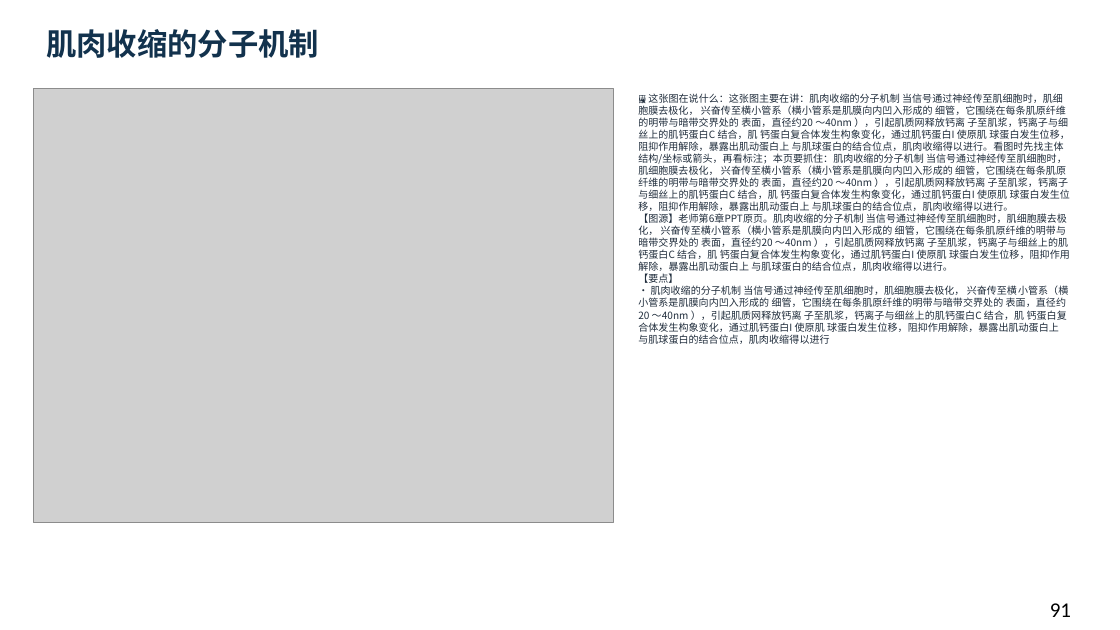
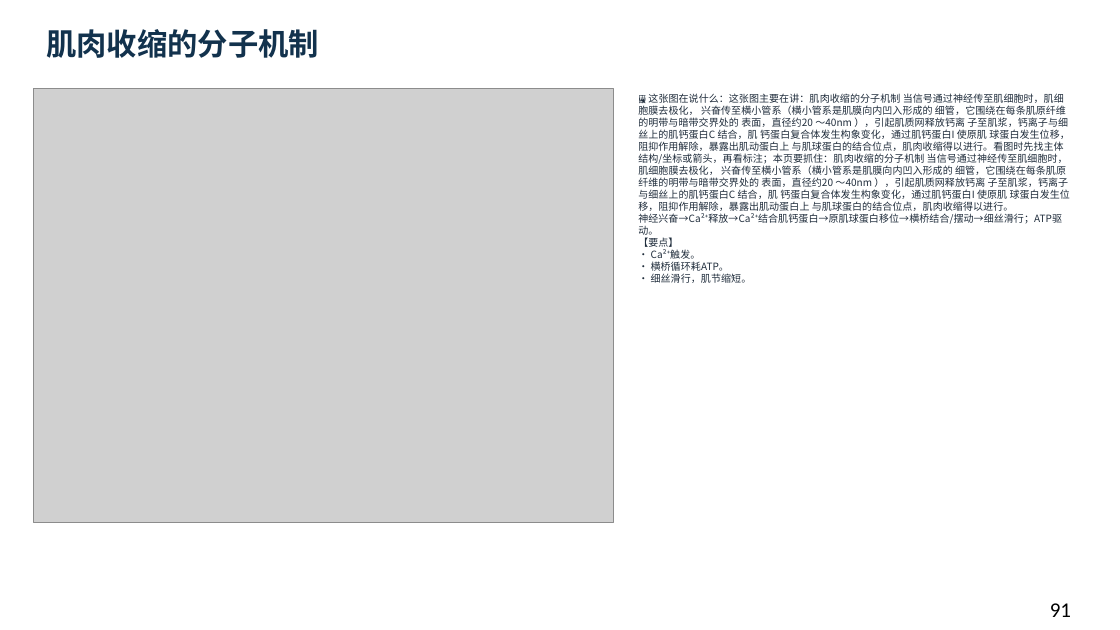
Before and after one commit to newkan-li/Biochemistry, a slide deck: slide 91 of downloads/bc04-ai-style.pptx. Drawn at 1120x630 pixels with LibreOffice and Linux fonts; fonts in the diff are those of the drawing; grey boxes stand for pictures. Boxes give left, top, right and bottom in pixels: in the first picture for what was removed or moved away, otherwise in the second. Text is boxed around its words. In the diff, an @@ line names an element or a change of style, - is before the commit and + after.

```diff
--- a/downloads/bc04-ai-style.pptx
+++ b/downloads/bc04-ai-style.pptx
@@ text at (638,93,1070,283): text changed @@
-🖼 这张图在说什么：这张图主要在讲：肌肉收缩的分子机制 当信号通过神经传至肌细胞时，肌细胞膜去极化， 兴奋传至横小管系（横小管系是肌膜向内凹入形成的 细管，它围绕在每条肌原纤维的明带与暗带交界处的 表面，直径约20 ～40nm ），引起肌质网释放钙离 子至肌浆，钙离子与细丝上的肌钙蛋白C 结合，肌 钙蛋白复合体发生构象变化，通过肌钙蛋白I 使原肌 球蛋白发生位移，阻抑作用解除，暴露出肌动蛋白上 与肌球蛋白的结合位点，肌肉收缩得以进行。看图时先找主体结构/坐标或箭头，再看标注；本页要抓住：肌肉收缩的分子机制 当信号通过神经传至肌细胞时，肌细胞膜去极化， 兴奋传至横小管系（横小管系是肌膜向内凹入形成的 细管，它围绕在每条肌原纤维的明带与暗带交界处的 表面，直径约20 ～40nm ），引起肌质网释放钙离 子至肌浆，钙离子与细丝上的肌钙蛋白C 结合，肌 钙蛋白复合体发生构象变化，通过肌钙蛋白I 使原肌 球蛋白发生位移，阻抑作用解除，暴露出肌动蛋白上 与肌球蛋白的结合位点，肌肉收缩得以进行。
-【图源】老师第6章PPT原页。肌肉收缩的分子机制 当信号通过神经传至肌细胞时，肌细胞膜去极化， 兴奋传至横小管系（横小管系是肌膜向内凹入形成的 细管，它围绕在每条肌原纤维的明带与暗带交界处的 表面，直径约20 ～40nm ），引起肌质网释放钙离 子至肌浆，钙离子与细丝上的肌钙蛋白C 结合，肌 钙蛋白复合体发生构象变化，通过肌钙蛋白I 使原肌 球蛋白发生位移，阻抑作用解除，暴露出肌动蛋白上 与肌球蛋白的结合位点，肌肉收缩得以进行。
-【要点】
-• 肌肉收缩的分子机制 当信号通过神经传至肌细胞时，肌细胞膜去极化， 兴奋传至横小管系（横小管系是肌膜向内凹入形成的 细管，它围绕在每条肌原纤维的明带与暗带交界处的 表面，直径约20 ～40nm ），引起肌质网释放钙离 子至肌浆，钙离子与细丝上的肌钙蛋白C 结合，肌 钙蛋白复合体发生构象变化，通过肌钙蛋白I 使原肌 球蛋白发生位移，阻抑作用解除，暴露出肌动蛋白上 与肌球蛋白的结合位点，肌肉收缩得以进行
+🖼 这张图在说什么：这张图主要在讲：肌肉收缩的分子机制 当信号通过神经传至肌细胞时，肌细胞膜去极化， 兴奋传至横小管系（横小管系是肌膜向内凹入形成的 细管，它围绕在每条肌原纤维的明带与暗带交界处的 表面，直径约20 ～40nm ），引起肌质网释放钙离 子至肌浆，钙离子与细丝上的肌钙蛋白C 结合，肌 钙蛋白复合体发生构象变化，通过肌钙蛋白I 使原肌 球蛋白发生位移，阻抑作用解除，暴露出肌动蛋白上 与肌球蛋白的结合位点，肌肉收缩得以进行。看图时先找主体结构/坐标或箭头，再看标注；本页要抓住：肌肉收缩的分子机制 当信号通过神经传至肌细胞时，肌细胞膜去极化， 兴奋传至横小管系（横小管系是肌膜向内凹入形成的 细管，它围绕在每条肌原纤维的明带与暗带交界处的 表面，直径约20 ～40nm ），引起肌质网释放钙离 子至肌浆，钙离子与细丝上的肌钙蛋白C 结合，肌 钙蛋白复合体发生构象变化，通过肌钙蛋白I 使原肌 球蛋白发生位移，阻抑作用解除，暴露出肌动蛋白上 与肌球蛋白的结合位点，肌肉收缩得以进行。
+神经兴奋→Ca²⁺释放→Ca²⁺结合肌钙蛋白→原肌球蛋白移位→横桥结合/摆动→细丝滑行；ATP驱动。
+【要点】
+• Ca²⁺触发。
+• 横桥循环耗ATP。
+• 细丝滑行，肌节缩短。
```
Also in this commit, not shown: 16 other slides changed, 6 slides added, 6 other files.
